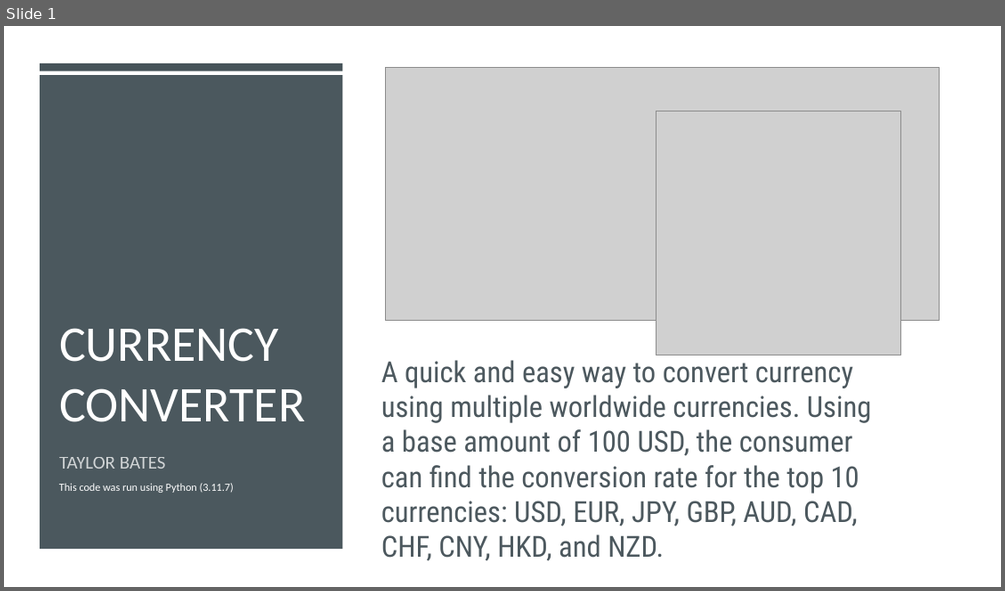
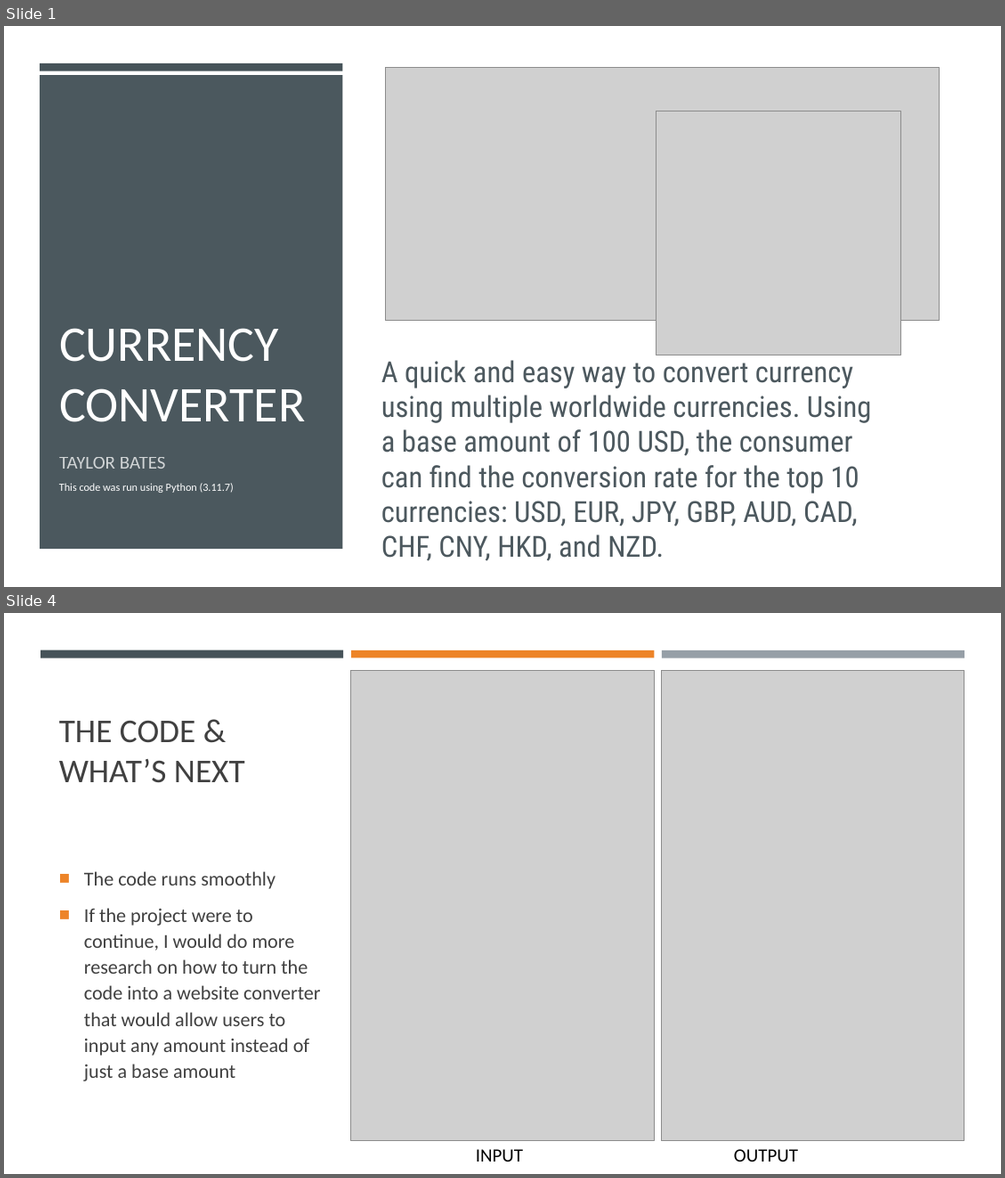
Before and after one commit to ksu-is/Currency_Converter, a slide deck: Currency Converter Presentation.pptx. Shown one above the other, each under a label of ours: slide 1 before the commit, slides 1 and 4 after it; the slides between them are not shown. The pictures are 1005x591 and 1005x1178 pixels, drawn with LibreOffice and Linux fonts; fonts in the diff are those of the drawing; grey boxes stand for pictures. Boxes give left, top, right and bottom in pixels: in the first picture for what was removed or moved away, otherwise in the second. Text is boxed around its words. In the diff, an @@ line names an element or a change of style, - is before the commit and + after.

```diff
--- a/Currency Converter Presentation.pptx
+++ b/Currency Converter Presentation.pptx
@@ slide 4 added at (4,613,1001,1174), background #FFFFFF @@
@@ rectangle added at (4,613,1001,1174), fill #FFFFFF @@
@@ rectangle added at (40,650,343,658), fill #465359 @@
@@ rectangle added at (351,650,654,657), fill #ED8428 @@
@@ rectangle added at (662,650,964,657), fill #969FA7 @@
@@ picture added at (351,671,654,1141) @@
@@ picture added at (662,671,964,1141) @@
@@ title added at (59,721,245,783), 32 pt, text #404040 @@
+THE CODE & WHAT’S NEXT
@@ text added at (84,871,320,1081), 19 pt, text #404040 @@
+■ The code runs smoothly
+■ If the project were to continue, I would do more research on how to turn the code into a website converter that would allow users to input any amount instead of just a base amount
@@ text added at (476,1149,798,1161), 18 pt, text #000000 @@
+INPUT OUTPUT
```
Also in this commit, not shown: 2 other slides added.
